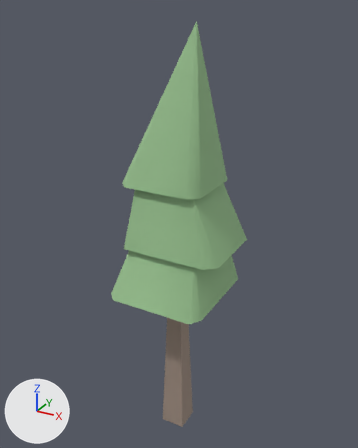
The glTF model web/public/models/tree-conifer-c.glb, before and after one commit.
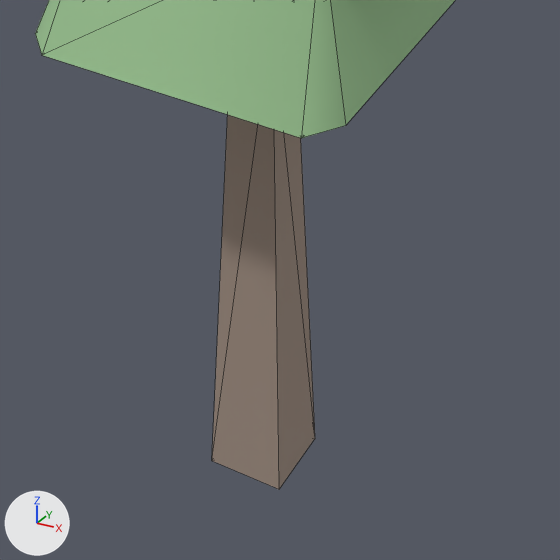
Each version appears first whole from a 50 mm camera at (0.493, -0.904, 1.025) aimed at (-0.017, 0.022, 0.562), and next in a close-up on the part from 28% to 74% of the width and 63% to 100% of the height. The axes (+X, +Y, +Z) are drawn at lower left. The lights are the same throughout. The older version's two pictures come first. The close-ups show mesh edges as thin lines. Vertices at exactly the same position are counted once.

In view in the first close-up: 'tree-conifer-c'.
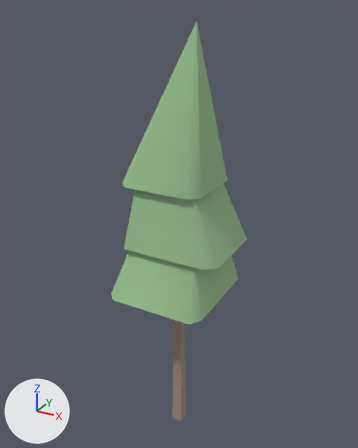
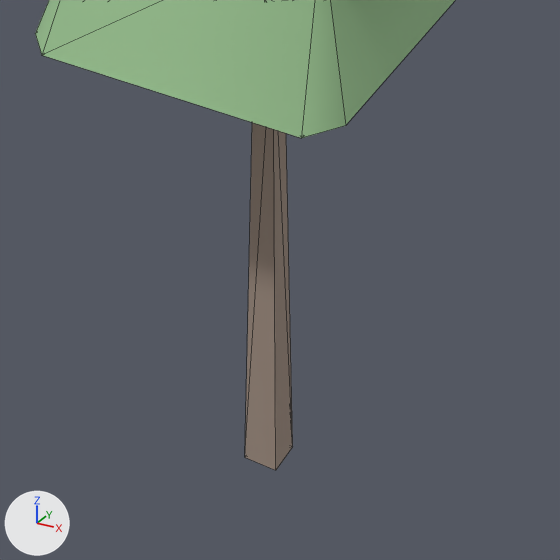
The change, as a list of edits to the scene's bpy script:
```text
Change me_tree_conifer_c:
    used by ob_tree_conifer_c; location = (0.0, 0.0, 0.0)
    remove me_tree_conifer_c.from_pydata(...)  # 41 vertices, 78 faces; spans x -0.126..0.126, y -0.128..0.128, z 0.0..1.0
    add me_tree_conifer_c.from_pydata(...)  # 47 vertices, 86 faces; spans x -0.126..0.126, y -0.128..0.128, z 0.0..1.0
    me_tree_conifer_c part 1
    4 vertices are removed from x -0.039..0.021, y -0.029..0.032, z 0.0
    10 faces are deleted
    10 vertices are added at x -0.018..0.01, y -0.013..0.015, z 0.0..0.411
    14 new faces join them, mat_bark (beige #a08e81)
    4 new faces join them, mat_foliage (greyish green #97bf8e)
```

Where the change shows, as pixel boxes [x1, y1, x2, y2] in the close-ups (560 x 560 px):
'tree-conifer-c', reshaped: before [35, 0, 455, 489]; after [35, 0, 455, 470]
part 1 of me_tree_conifer_c, cut back: before [212, 114, 315, 489]; after [245, 122, 293, 470]
